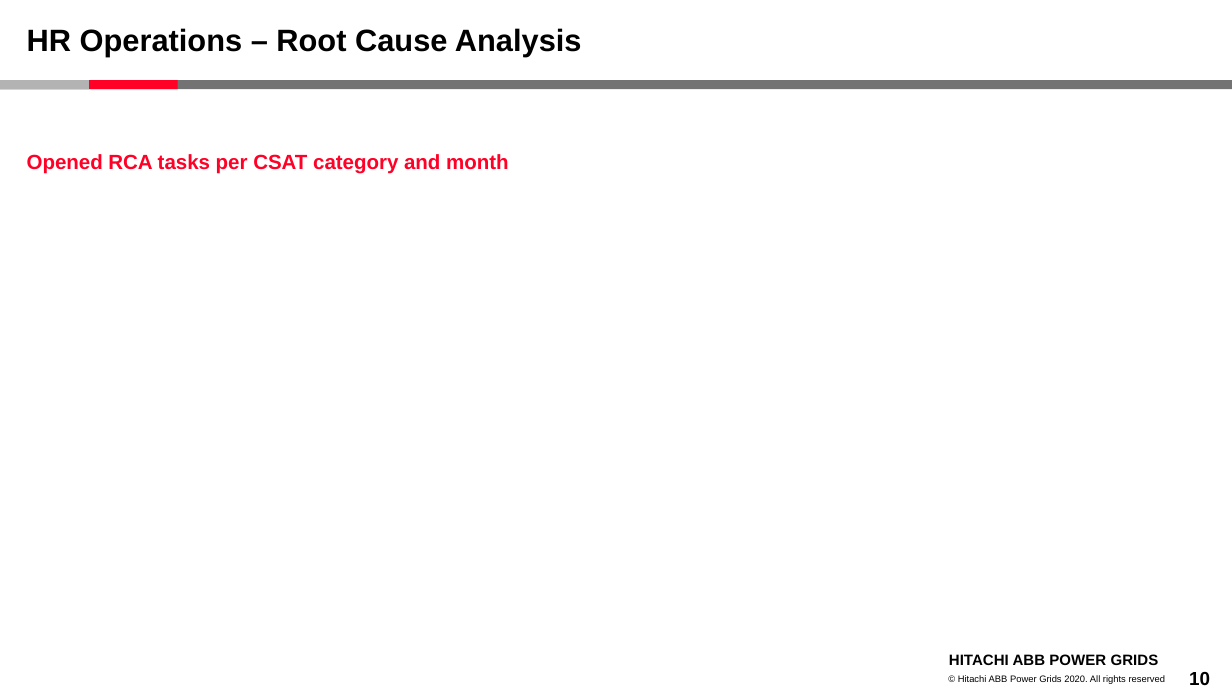
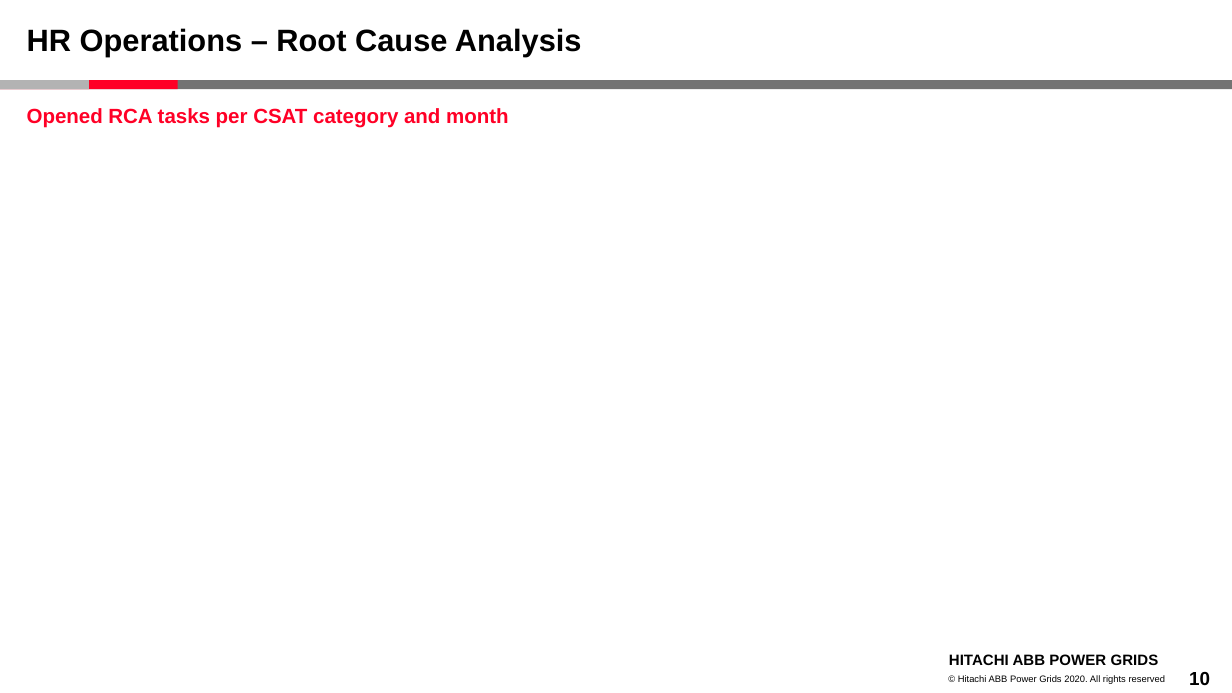
Before and after one commit to AlexNovRS7/MonthlyPresentations, a slide deck: slide 10 of templates/Monthly_HR_Report_TEMPLATE_4.0.pptx. Drawn at 1232x693 pixels with LibreOffice and Linux fonts; fonts in the diff are those of the drawing; background and template pictures are left out. Boxes give left, top, right and bottom in pixels: in the first picture for what was removed or moved away, otherwise in the second. Text is boxed around its words. In the diff, an @@ line names an element or a change of style, - is before the commit and + after.

Commit message:
added RCA slide

```diff
--- a/templates/Monthly_HR_Report_TEMPLATE_4.0.pptx
+++ b/templates/Monthly_HR_Report_TEMPLATE_4.0.pptx
@@ text "Opened RCA tasks per CSAT ...": place and size @@
-text "Opened RCA tasks per CSAT ..." at bbox=[27, 154, 509, 174]
+text "Opened RCA tasks per CSAT ..." at bbox=[27, 108, 509, 128]
@@ rectangle added at bbox=[27, 149, 594, 633], fill #FFFFFF @@
```
Also in this commit, not shown: 6 other files.
